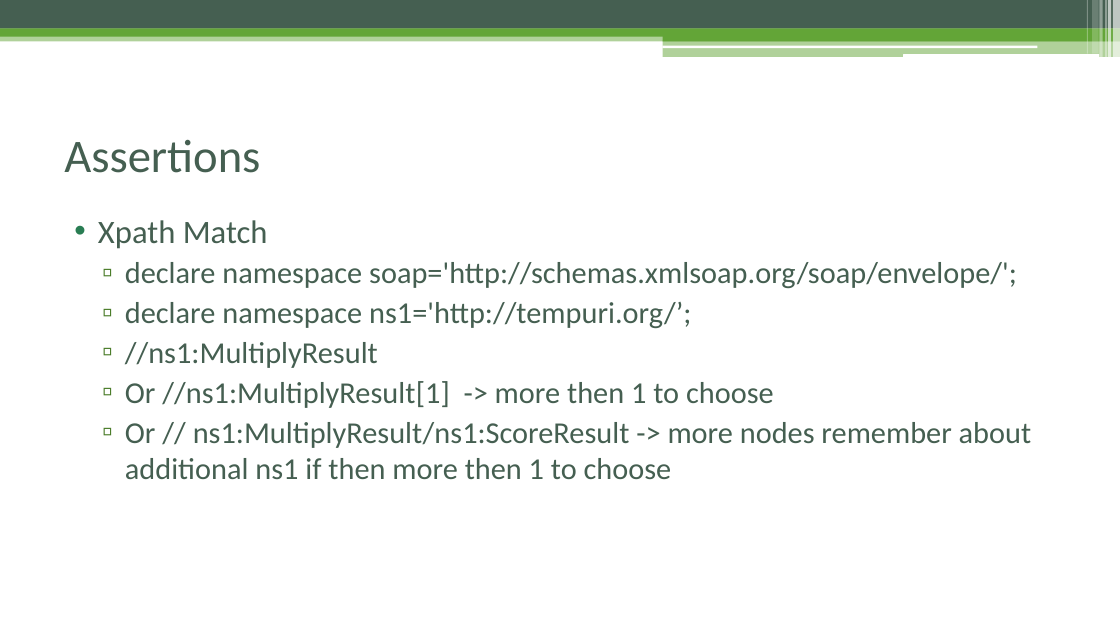
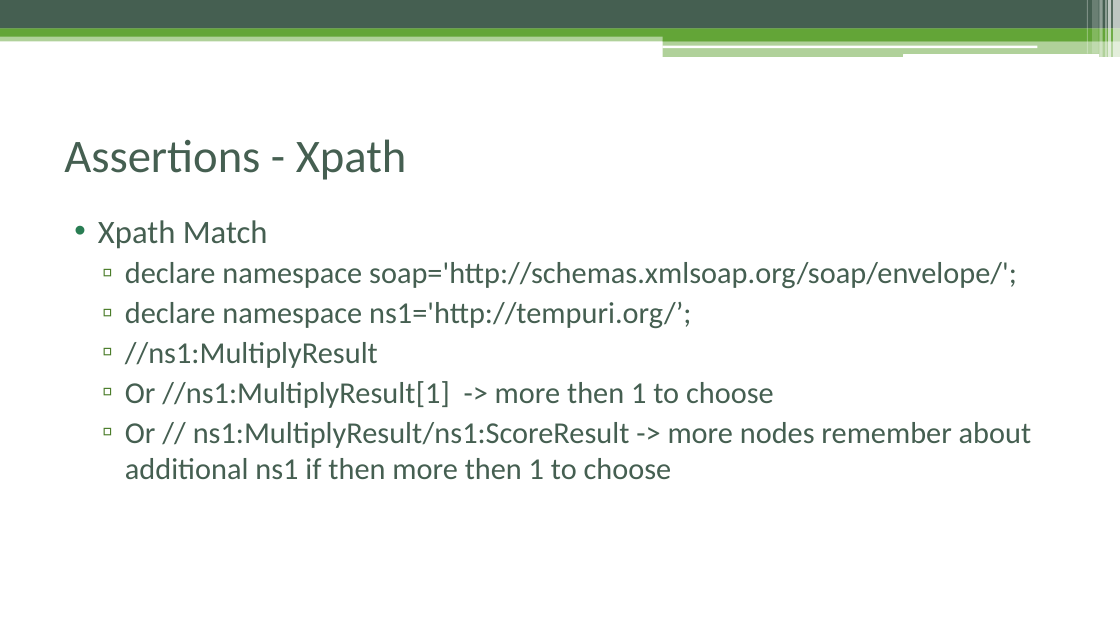
Before and after one commit to czyzyk29/SoapUI_Workshop, a slide deck: slide 29 of Warsztat_soapUI.pptx. Drawn at 1120x630 pixels with LibreOffice and Linux fonts; fonts in the diff are those of the drawing. Boxes give left, top, right and bottom in pixels: in the first picture for what was removed or moved away, otherwise in the second. Text is boxed around its words. In the diff, an @@ line names an element or a change of style, - is before the commit and + after.

```diff
--- a/Warsztat_soapUI.pptx
+++ b/Warsztat_soapUI.pptx
@@ title at (64, 139, 407, 180): text changed @@
-Assertions
+Assertions - Xpath
```
Also in this commit, not shown: 13 other slides changed, 1 slide removed, 3 other files.
